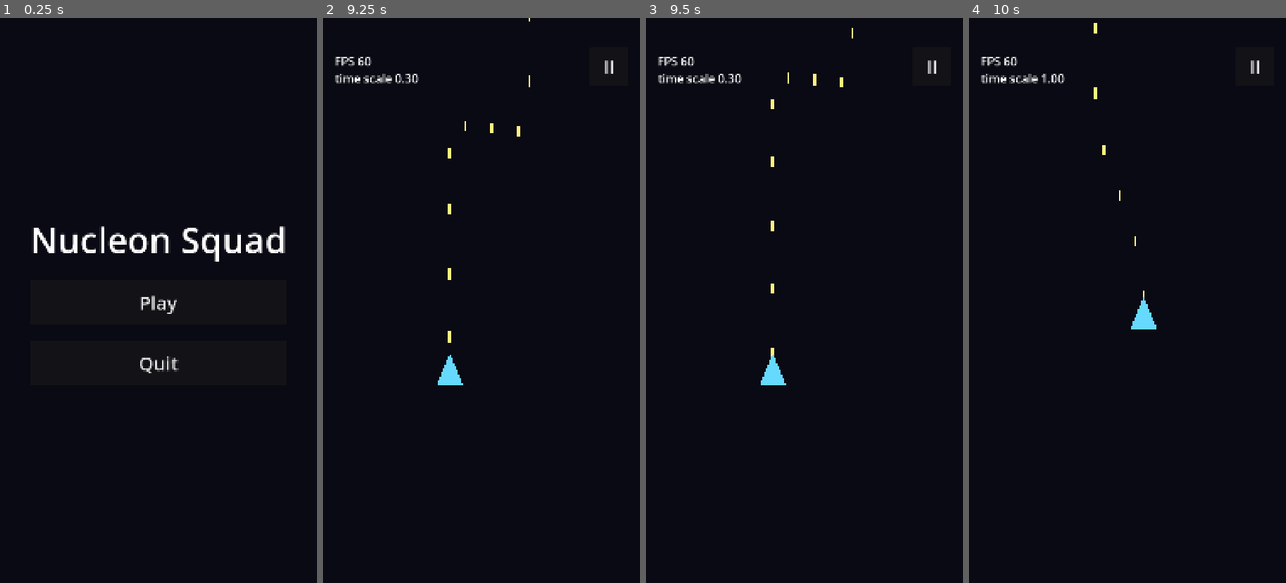
Above: before the commit, frames 1-4 (left to right).
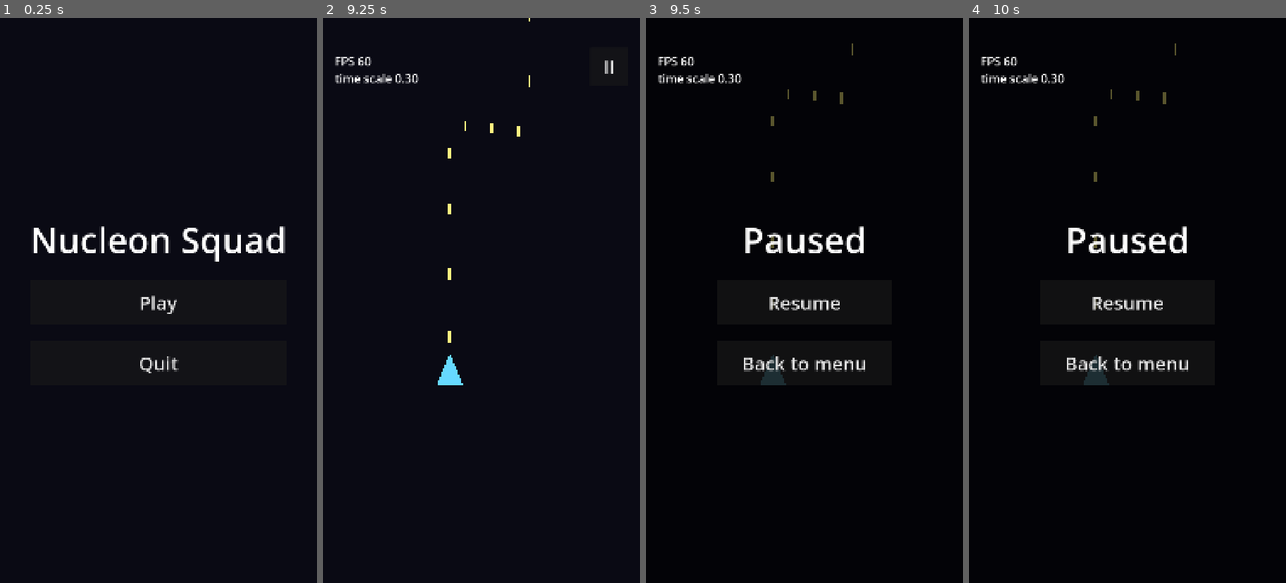
Above: after the commit, the same moments.

Repository: GDPonsoni/Nucleon-Squad-3D
Game: Godot game, scene res://scenes/menu.tscn
The game is run twice, just before and just after one commit, with the same random seed, the same clock (stepped at 60 frames per second) and the same inputs.
Inputs (mouse positions are in pixels of both pictures, inside the frame that each line leads up to):
- Up to frame 1 (0.25 s): no input
- Up to frame 2 (9.25 s): click "Play" at 0.5 s; click "II" at 1.25 s; click "Resume" at 2 s; click "II" at 2.75 s; click "Resume" at 3.5 s; click "II" at 4.25 s; click "Resume" at 5 s; tap Enter at 5.75 s; move the mouse to (551, 272) at 5.77 s; click (551, 272) at 5.92 s; tap Space at 6.5 s; drag from (418, 328) to (465, 413) at 6.52 s; move the mouse to (513, 176) at 7.27 s; click (513, 176) at 7.42 s; drag from (465, 413) to (386, 215) at 8.02 s; move the mouse to (576, 385) at 8.77 s; click (576, 385) at 8.92 s
- Up to frame 3 (9.5 s): tap Escape (ui_cancel) at 9.4 s
- Up to frame 4 (10 s): drag from (1032, 215) to (1079, 159) at 9.52 s

Frames 1-2 are identical in both runs. In frame 3, 2.1% of the frame differs, in the area x 30-92%, y 1-65%; in frame 4, 2.3%, in the area x 22-92%, y 0-65%.

Commit message:
feat(android): trata botão Voltar do Android e Esc no PC
Na partida abre e fecha a pausa; no menu inicial fecha o jogo.

Co-Authored-By: Claude Opus 5.5 <noreply@anthropic.com>

Diff:
--- a/project.godot
+++ b/project.godot
@@ -14,6 +14,7 @@
 run/main_scene="res://scenes/menu.tscn"
 config/features=PackedStringArray("4.7", "Mobile")
 config/icon="res://icon.svg"
+config/quit_on_go_back=false
 
 [autoload]
 
--- a/scripts/ui/main_menu.gd
+++ b/scripts/ui/main_menu.gd
@@ -20,6 +20,17 @@
 	column.add_child(quit_button)
 
 
+func _notification(what: int) -> void:
+	# Botão Voltar do Android no menu fecha o jogo
+	if what == NOTIFICATION_WM_GO_BACK_REQUEST:
+		get_tree().quit()
+
+
+func _unhandled_input(event: InputEvent) -> void:
+	if event.is_action_pressed("ui_cancel"):
+		get_tree().quit()
+
+
 func _on_play_pressed() -> void:
 	get_tree().change_scene_to_file(ScenePaths.GAME)
 
--- a/scripts/ui/pause_menu.gd
+++ b/scripts/ui/pause_menu.gd
@@ -53,6 +53,25 @@
 	_pause_button.visible = true
 
 
+func toggle() -> void:
+	if _overlay.visible:
+		close()
+	else:
+		open()
+
+
+func _notification(what: int) -> void:
+	# Botão Voltar do Android abre/fecha a pausa
+	if what == NOTIFICATION_WM_GO_BACK_REQUEST:
+		toggle()
+
+
+func _unhandled_input(event: InputEvent) -> void:
+	if event.is_action_pressed("ui_cancel"):
+		toggle()
+		get_viewport().set_input_as_handled()
+
+
 func _exit_to_menu() -> void:
 	# A pausa persiste entre cenas: despausar antes de trocar
 	get_tree().paused = false
